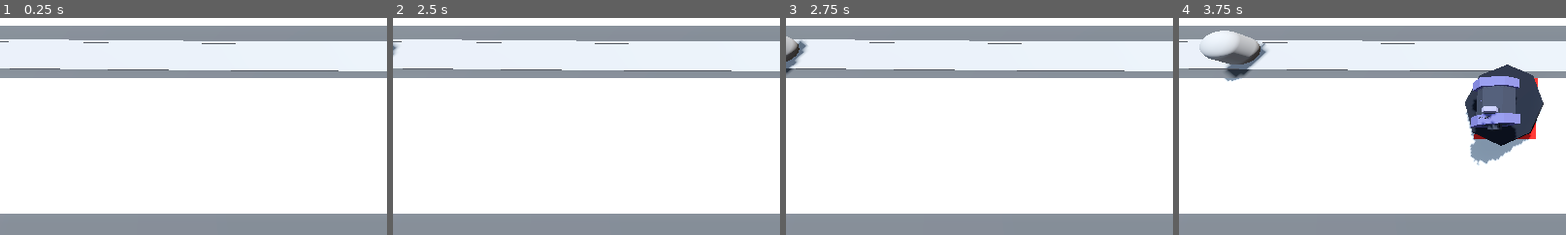
Above: before the commit, frames 1-4 (left to right).
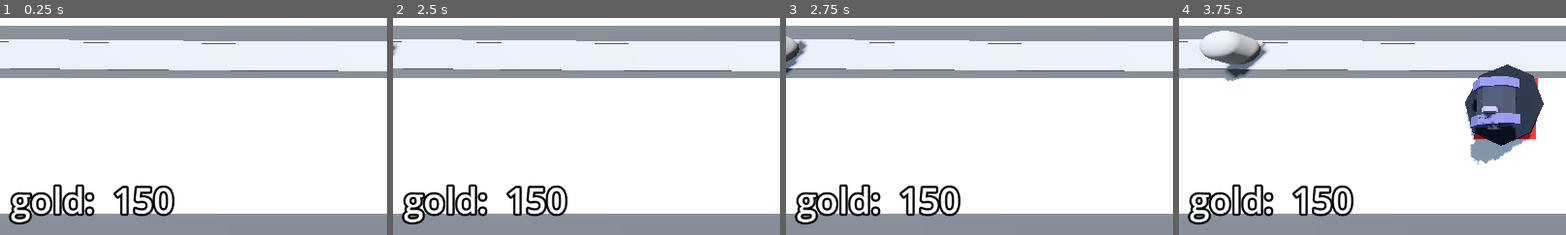
Above: after the commit, the same moments.

Repository: AhmadNasserx/tower-tiles
Game: Godot game, scene res://base_level.tscn
Same seed, same stepped clock (60 frames per second), same inputs: the game is played once before the commit and once after it.
Inputs (mouse positions are % of the whole screen's width and height, from its top left):
- Up to frame 1 (0.25 s): no input
- Up to frame 2 (2.5 s): tap Enter at 0.5, 2 s; move the mouse to (72, 45) at 0.52 s; press the mouse at (72, 45) at 0.53 s; tap Space at 1.25 s; move the mouse to (30, 55) at 1.27 s; release the mouse at (30, 55) at 1.28 s; click (30, 55) at 1.35 s; move the mouse to (60, 28) at 2.02 s; press the mouse at (60, 28) at 2.03 s
- Up to frame 3 (2.75 s): no input
- Up to frame 4 (3.75 s): move the mouse to (45, 70) at 2.77 s; release the mouse at (45, 70) at 2.78 s; click (45, 70) at 2.85 s; move the mouse to (80, 65) at 3.52 s; press the mouse at (80, 65) at 3.53 s
The pictures show only the part of the screen within x 0-50%, y 50-100%; the shares and areas given below are measured in that part.

The runs differ from the first frame. In frame 1, 2.9% of the frame differs, in the area x 2-46%, y 76-96%; in frame 2, 2.9%; in frame 3, 2.9%; in frame 4, 2.9%.

Commit message:
Control and ui

Diff:
--- /dev/null
+++ b/bank.gd
@@ -0,0 +1,12 @@
+extends MarginContainer
+
+@export var starting_gold := 150
+@onready var label: Label = $Label
+
+var gold : int :
+	set(gold_in):
+		gold = max(gold_in, 0)
+		label.text = "gold:  " + str(gold)
+
+func _ready() -> void:
+	gold = starting_gold
--- a/base_level.tscn
+++ b/base_level.tscn
@@ -7,6 +7,7 @@
 [ext_resource type="PackedScene" uid="uid://bwxx5epslm34k" path="res://Base/base.tscn" id="3_qfv6b"]
 [ext_resource type="Script" path="res://turret_manager.gd" id="5_fwrpv"]
 [ext_resource type="PackedScene" uid="uid://bvpv2p1tllxwo" path="res://Turret/turret.tscn" id="6_555ld"]
+[ext_resource type="Script" path="res://bank.gd" id="8_i42lf"]
 
 [sub_resource type="ProceduralSkyMaterial" id="ProceduralSkyMaterial_k5t2i"]
 sky_horizon_color = Color(0.64625, 0.65575, 0.67075, 1)
@@ -30,6 +31,11 @@
 "tilts": PackedFloat32Array(0, 0, 0, 0, 0)
 }
 point_count = 5
+
+[sub_resource type="LabelSettings" id="LabelSettings_13j6e"]
+font_size = 53
+outline_size = 13
+outline_color = Color(0, 0, 0, 1)
 
 [node name="BaseLevel" type="Node3D"]
 
@@ -114,4 +120,23 @@
 turret = ExtResource("6_555ld")
 enemy_path = NodePath("../EnemyPath")
 
+[node name="Bank" type="MarginContainer" parent="."]
+anchors_preset = 15
+anchor_right = 1.0
+anchor_bottom = 1.0
+grow_horizontal = 2
+grow_vertical = 2
+theme_override_constants/margin_left = 16
+theme_override_constants/margin_top = 16
+theme_override_constants/margin_right = 16
+theme_override_constants/margin_bottom = 16
+script = ExtResource("8_i42lf")
+
+[node name="Label" type="Label" parent="Bank"]
+layout_mode = 2
+size_flags_horizontal = 0
+size_flags_vertical = 8
+text = "PlaceHolder"
+label_settings = SubResource("LabelSettings_13j6e")
+
 [connection signal="timeout" from="EnemyPath/Timer" to="EnemyPath" method="spawn_enemy"]
Not shown: 1 places in base_level.tscn that only renumber resources
